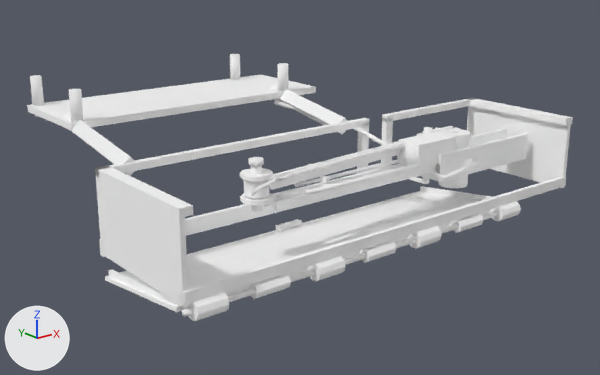
Renders of the glTF model game/assets/props/companion_typing_arm.glb from each side of a commit.
Before and after are seen from a 50 mm camera at (-0.0783, -0.139, -0.0151) aimed at (0.0139, -0.0237, -0.0612). Arrows for +X, +Y and +Z are at lower left; the lights stay in place. The first picture is the older version. Where no turn or scale is listed for an object, it has been applied to the vertices. Vertices at exactly the same position are counted once.

Objects in the first picture: 'TypingArmMesh__Arm_ElbowYaw', 'TypingArmMesh__Arm_Hatch', 'TypingArmMesh__Arm_ReachSlide', 'TypingArmMesh__Arm_ShoulderYaw', 'TypingArmMesh__TypingArmAssembly' and 4 more.
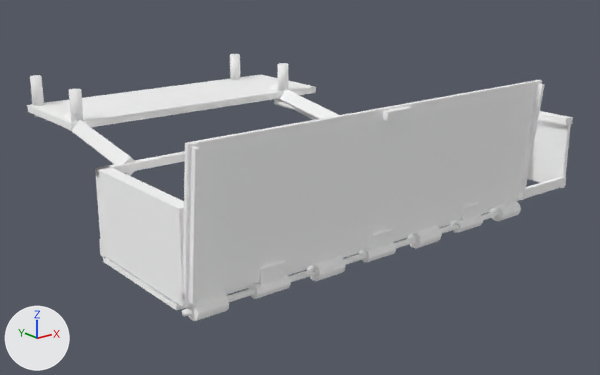
Where the newer file only moved an object's origin or applied its transform, the numbers keep the older frame.

What differs and where, as boxes (x1, y1, x2, y2) in the pictures (600 x 375 px):
'TypingArmMesh__Arm_Hatch', moved, turned: before (105, 186, 491, 312); after (183, 80, 545, 304)
part 2 of me_stay_relieved_open_saddle_with_extended_guide_seat_002, added: after (103, 210, 490, 311)
'TypingArmMesh__Arm_ShoulderYaw', unchanged, covered by the edit: before (240, 157, 450, 212)
'TypingArmMesh__Arm_ElbowYaw', unchanged, covered by the edit: before (244, 127, 432, 198)

The change, as a diff of the scene's bpy script:
```diff
--- a/game/assets/props/companion_typing_arm.glb.py
+++ b/game/assets/props/companion_typing_arm.glb.py
@@ me_relieved_hatch_pan_and_three_hinge_leaves_001 @@
 # used by ob_typingarmmesh__arm_hatch; location = (0.0084, -0.0504, -0.0643)
-me_relieved_hatch_pan_and_three_hinge_leaves_001.from_pydata(...)  # 152 vertices, 276 faces; spans x -0.0357..0.0357, y -0.0012..0.0238, z -0.0034..0.0012
+me_relieved_hatch_pan_and_three_hinge_leaves_001.from_pydata(...)  # 152 vertices, 276 faces; spans x -0.0357..0.0357, y -0.0037..0.0012, z -0.0012..0.0238
+# me_relieved_hatch_pan_and_three_hinge_leaves_001 part 1: the whole mesh is turned 103.3 degrees about the x axis through the mesh origin
 me_relieved_hatch_pan_and_three_hinge_leaves_001.materials.append(mat_typingarm_steel)
@@ me_stay_relieved_open_saddle_with_extended_guide_seat_002 @@
 # used by ob_typingarmmesh__typingarmassembly; location = (0.0, 0.0, 0.0)
-me_stay_relieved_open_saddle_with_extended_guide_seat_002.from_pydata(...)  # 480 vertices, 848 faces; spans x -0.0273..0.0588, y -0.0519..0.0095, z -0.0657..-0.0409
+me_stay_relieved_open_saddle_with_extended_guide_seat_002.from_pydata(...)  # 512 vertices, 896 faces; spans x -0.0273..0.0588, y -0.0519..0.0095, z -0.0657..-0.0409
+# me_stay_relieved_open_saddle_with_extended_guide_seat_002 part 2: a new loose piece, a box spanning x -0.0273..0.0441, y -0.04851..-0.02646, z -0.06458..-0.06394, in mat_typingarm_steel (white #ffffff)
+# other edits to the shape of me_stay_relieved_open_saddle_with_extended_guide_seat_002 do not show in these pictures
 me_stay_relieved_open_saddle_with_extended_guide_seat_002.materials.append(mat_typingarm_steel)
```
